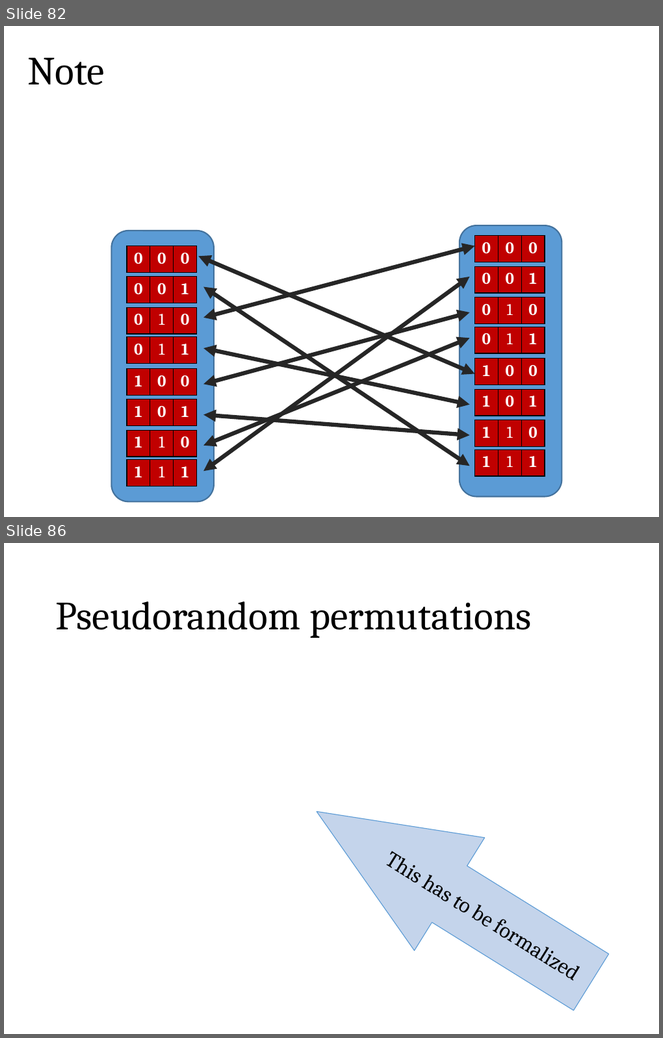
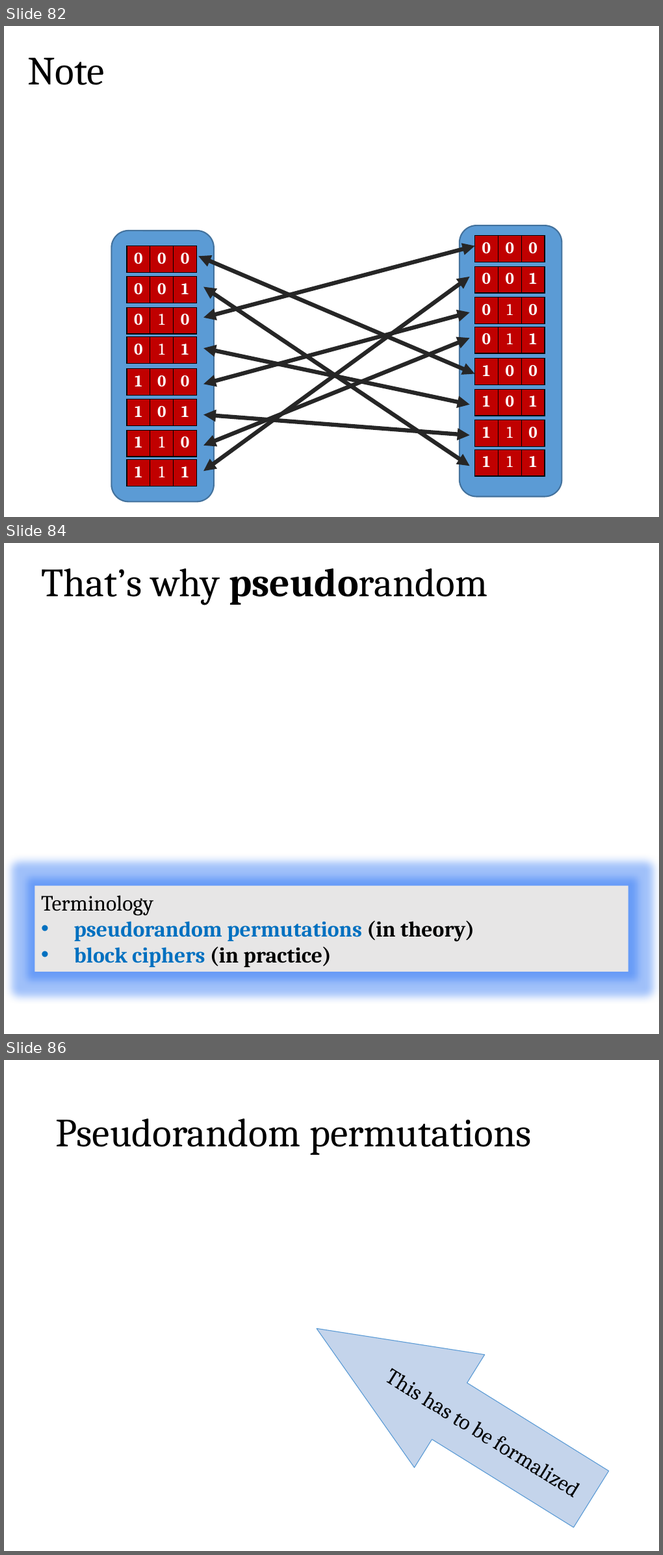
Before and after one commit to sdziembowski/cryptography-I-2026, a slide deck: Slides/chapter02.pptx. Shown one above the other, each under a label of ours: slides 82 and 86 before the commit, slides 82, 84 and 86 after it; the slides between them are not shown. The pictures are 663x1038 and 663x1555 pixels, drawn with LibreOffice and Linux fonts; fonts in the diff are those of the drawing; grey boxes stand for pictures. Boxes give left, top, right and bottom in pixels: in the first picture for what was removed or moved away, otherwise in the second. Text is boxed around its words. In the diff, an @@ line names an element or a change of style, - is before the commit and + after.

```diff
--- a/Slides/chapter02.pptx
+++ b/Slides/chapter02.pptx
@@ slide 84 added at [4,543,659,1034], background #FFFFFF @@
@@ title added at [41,568,488,605], 44 pt, text #000000 @@
+That’s why pseudorandom
@@ rectangle added at [35,886,629,971], fill #E7E6E6, 24 pt, text #0070C0, bold @@
+Terminology
+• pseudorandom permutations (in theory)
+• block ciphers (in practice)
```
Also in this commit, not shown: 26 slides changed, 1 other slide added, 10 slides removed, 1 other file.
